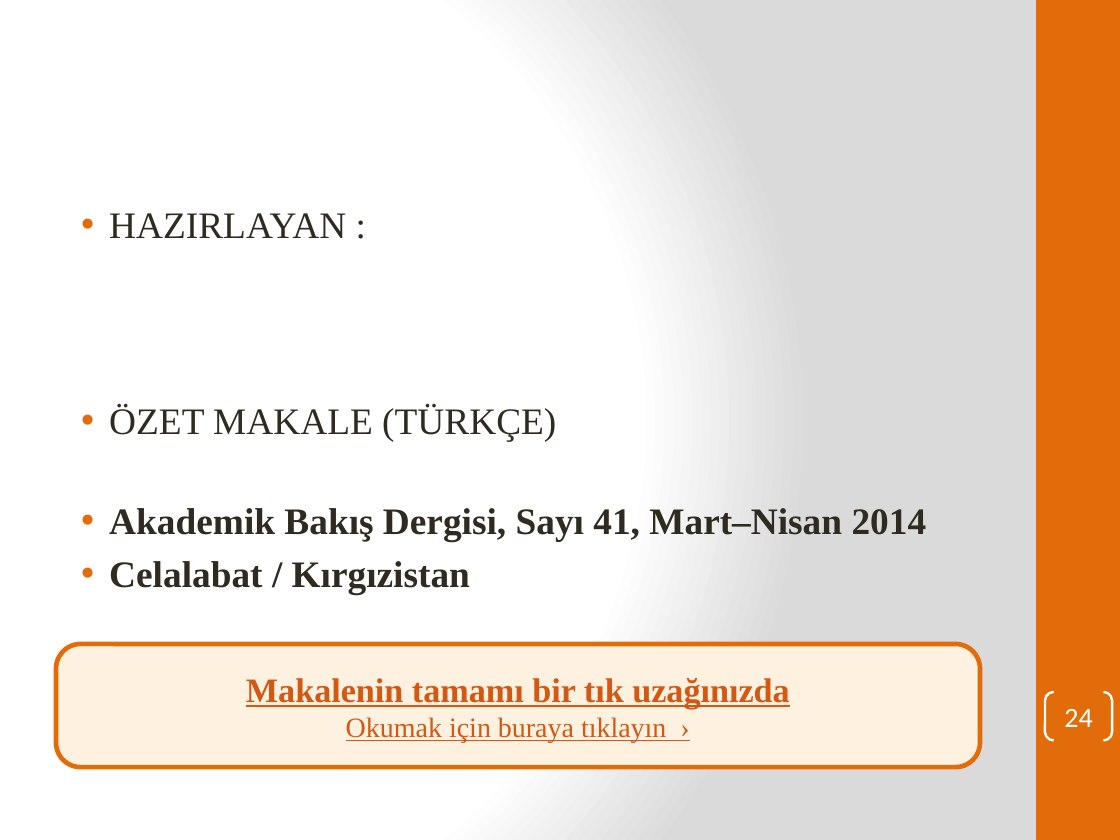
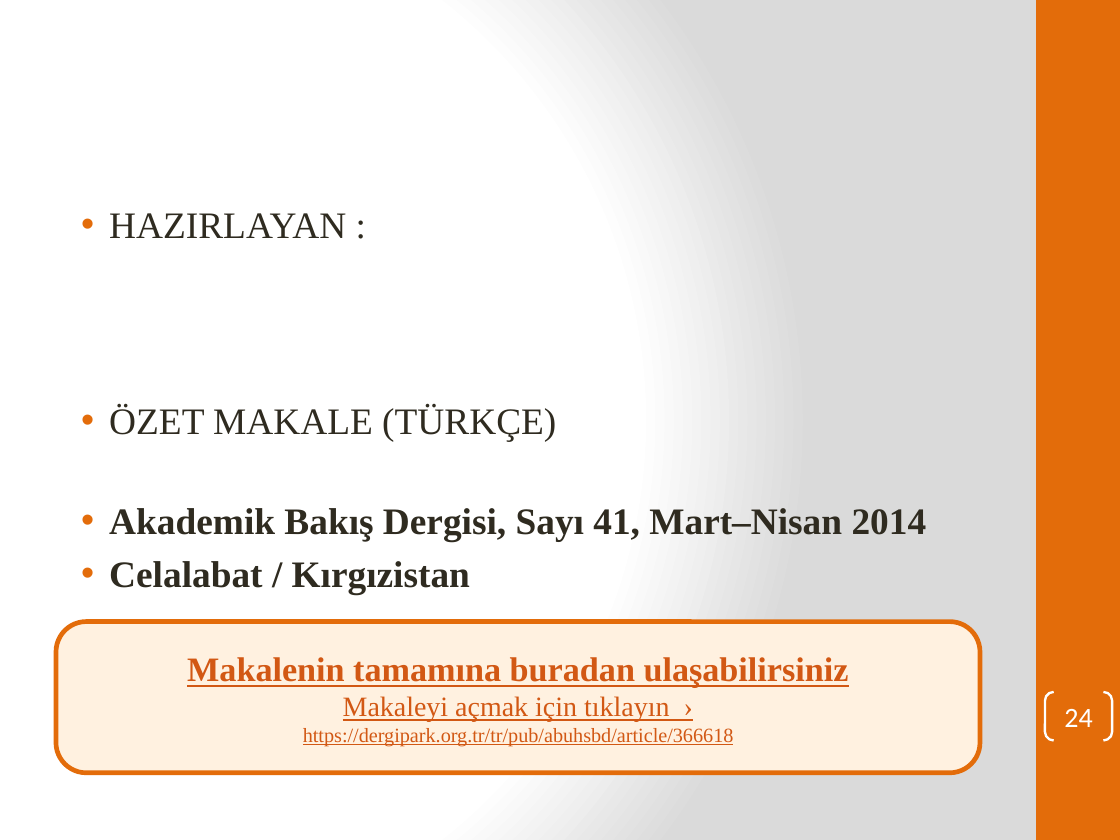
Before and after one commit to edipsahin20-tech/sahinerp, a slide deck: slide 24 of Makale1_Gorsel_Sunum.pptx. Drawn at 1120x840 pixels with LibreOffice and Linux fonts; fonts in the diff are those of the drawing. Boxes give left, top, right and bottom in pixels: in the first picture for what was removed or moved away, otherwise in the second. Text is boxed around its words. In the diff, an @@ line names an element or a change of style, - is before the commit and + after.

```diff
--- a/Makale1_Gorsel_Sunum.pptx
+++ b/Makale1_Gorsel_Sunum.pptx
@@ rounded rectangle "Makalenin tamamına buradan ulaşabilirsiniz" resized from (x1=56, y1=644, x2=980, y2=767) to (x1=56, y1=622, x2=980, y2=773) @@
@@ text in rounded rectangle at (x1=187, y1=657, x2=849, y2=747): text changed; size 22 to 13 pt; bold off @@
-Makalenin tamamı bir tık uzağınızda
-Okumak için buraya tıklayın ›
+Makalenin tamamına buradan ulaşabilirsiniz
+Makaleyi açmak için tıklayın ›
+https://dergipark.org.tr/tr/pub/abuhsbd/article/366618
```
Also in this commit, not shown: 1 other file.
